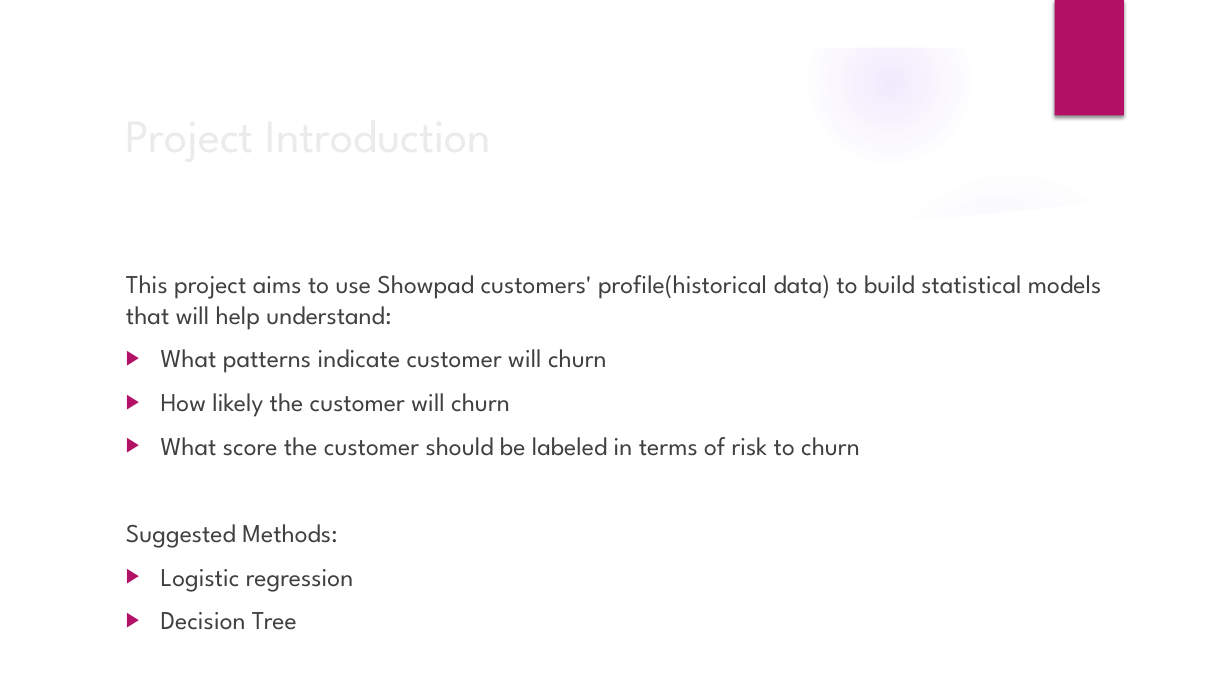
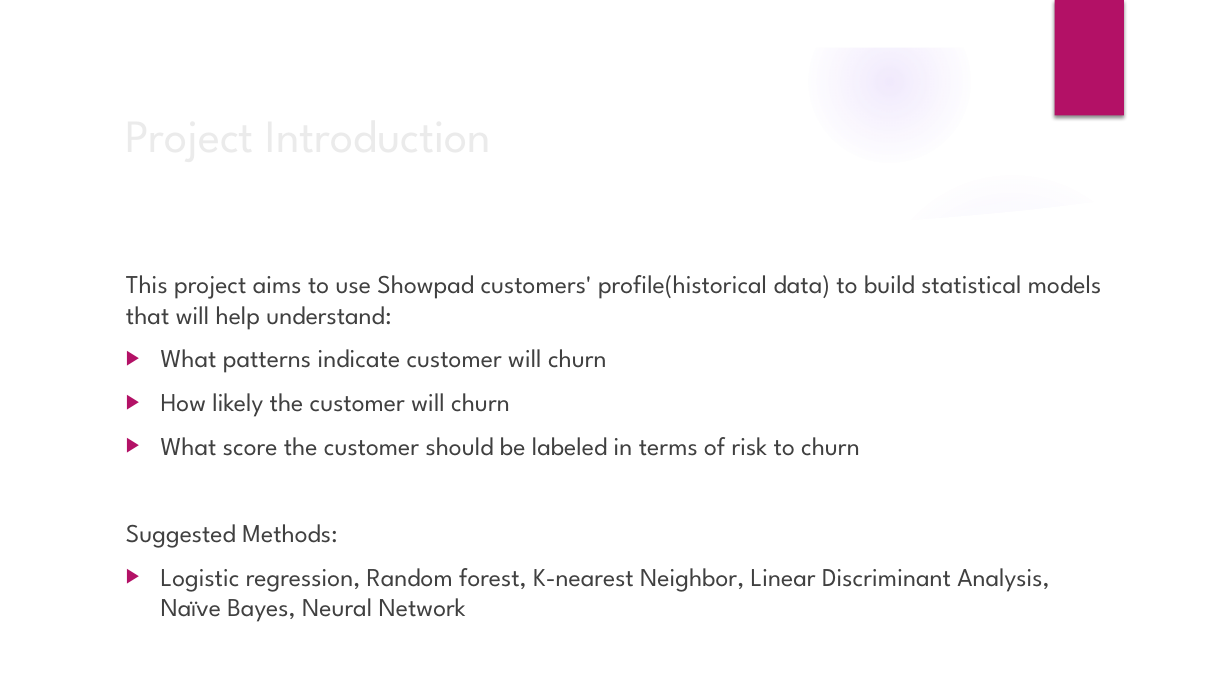
Before and after one commit to experience-corps/data-customer-health-score, a slide deck: slide 3 of LWANG_Solo_Project_Presentation.pptx. Drawn at 1232x693 pixels with LibreOffice and Linux fonts; fonts in the diff are those of the drawing; background and template pictures are left out. Boxes give left, top, right and bottom in pixels: in the first picture for what was removed or moved away, otherwise in the second. Text is boxed around its words. In the diff, an @@ line names an element or a change of style, - is before the commit and + after.

```diff
--- a/LWANG_Solo_Project_Presentation.pptx
+++ b/LWANG_Solo_Project_Presentation.pptx
@@ text at box(161, 568, 1049, 622): text changed @@
-▶ Logistic regression
-▶ Decision Tree
+▶ Logistic regression, Random forest, K-nearest Neighbor, Linear Discriminant Analysis, Naïve Bayes, Neural Network
```
Also in this commit, not shown: 7 other slides changed, 2 slides added, 3 other files.
